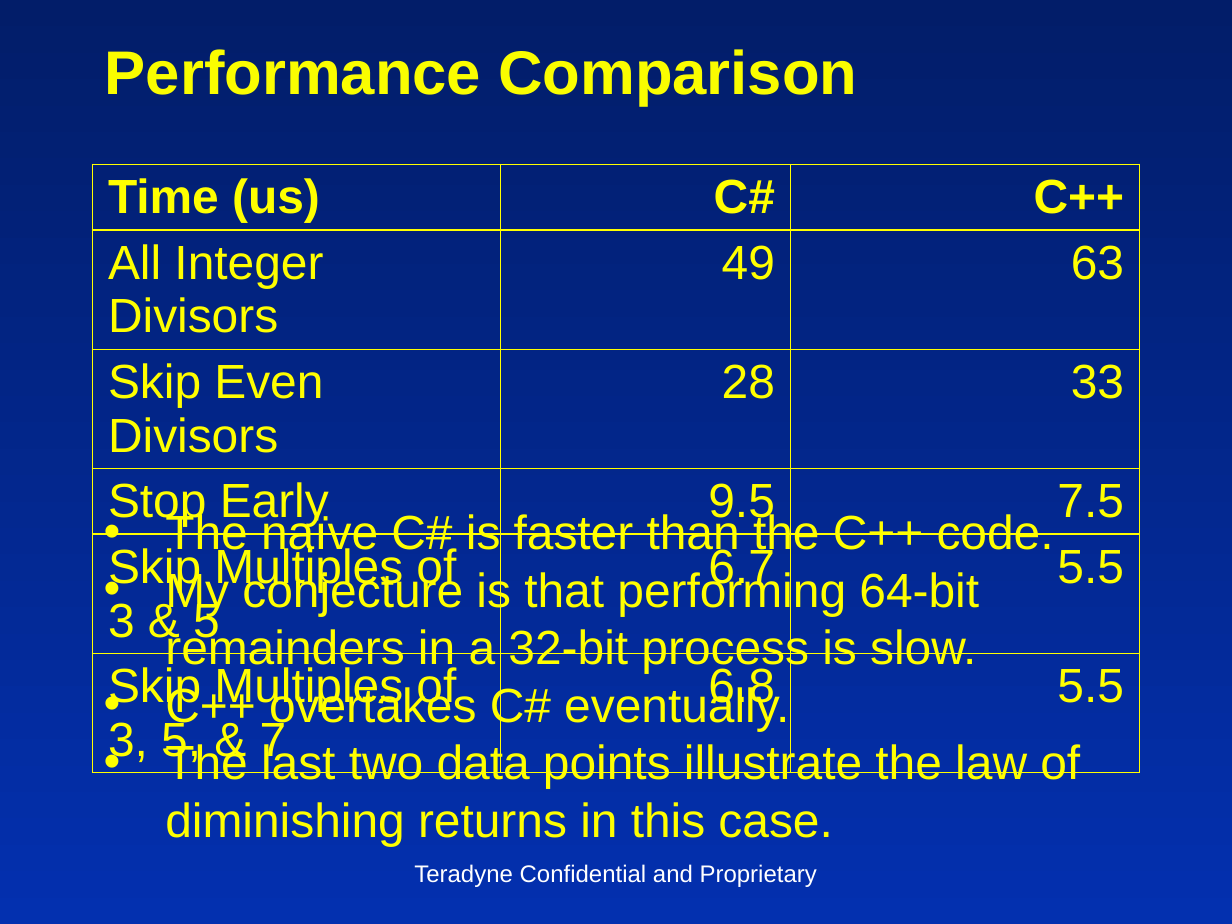
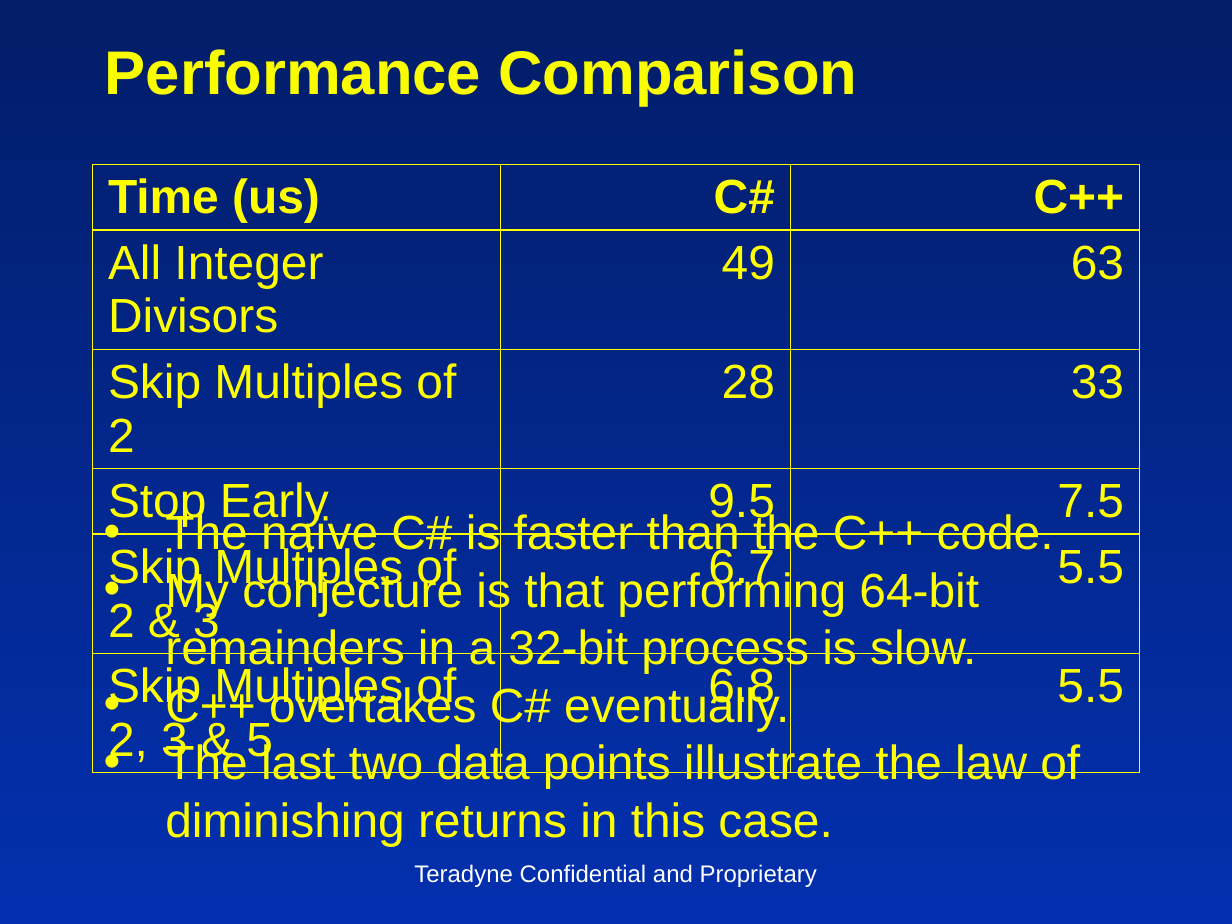
Before and after one commit to insideoutclub/Euler, a slide deck: slide 10 of FiveEasyPieces3.pptx. Drawn at 1232x924 pixels with LibreOffice and Linux fonts; fonts in the diff are those of the drawing. Boxes give left, top, right and bottom in pixels: in the first picture for what was removed or moved away, otherwise in the second. Text is boxed around its words. In the diff, an @@ line names an element or a change of style, - is before the commit and + after.

```diff
--- a/FiveEasyPieces3.pptx
+++ b/FiveEasyPieces3.pptx
@@ table at (92,164,1138,769) @@
-row 3, column 1: Skip Even Divisors
+row 3, column 1: Skip Multiples of 2
-row 5, column 1: Skip Multiples of 3 & 5
+row 5, column 1: Skip Multiples of 2 & 3
-row 6, column 1: Skip Multiples of 3, 5, & 7
+row 6, column 1: Skip Multiples of 2, 3 & 5
```
Also in this commit, not shown: 2 other slides changed, 1 other file.
